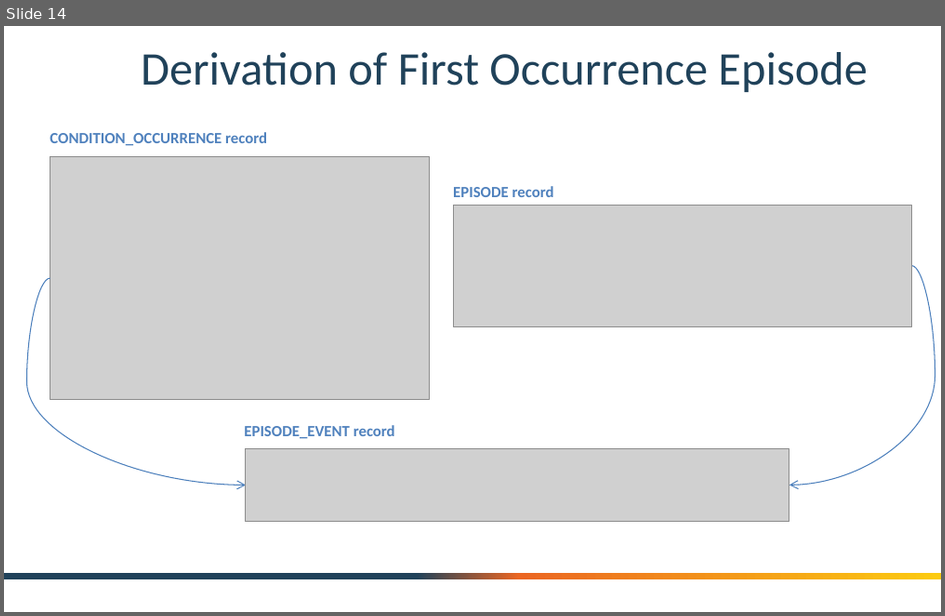
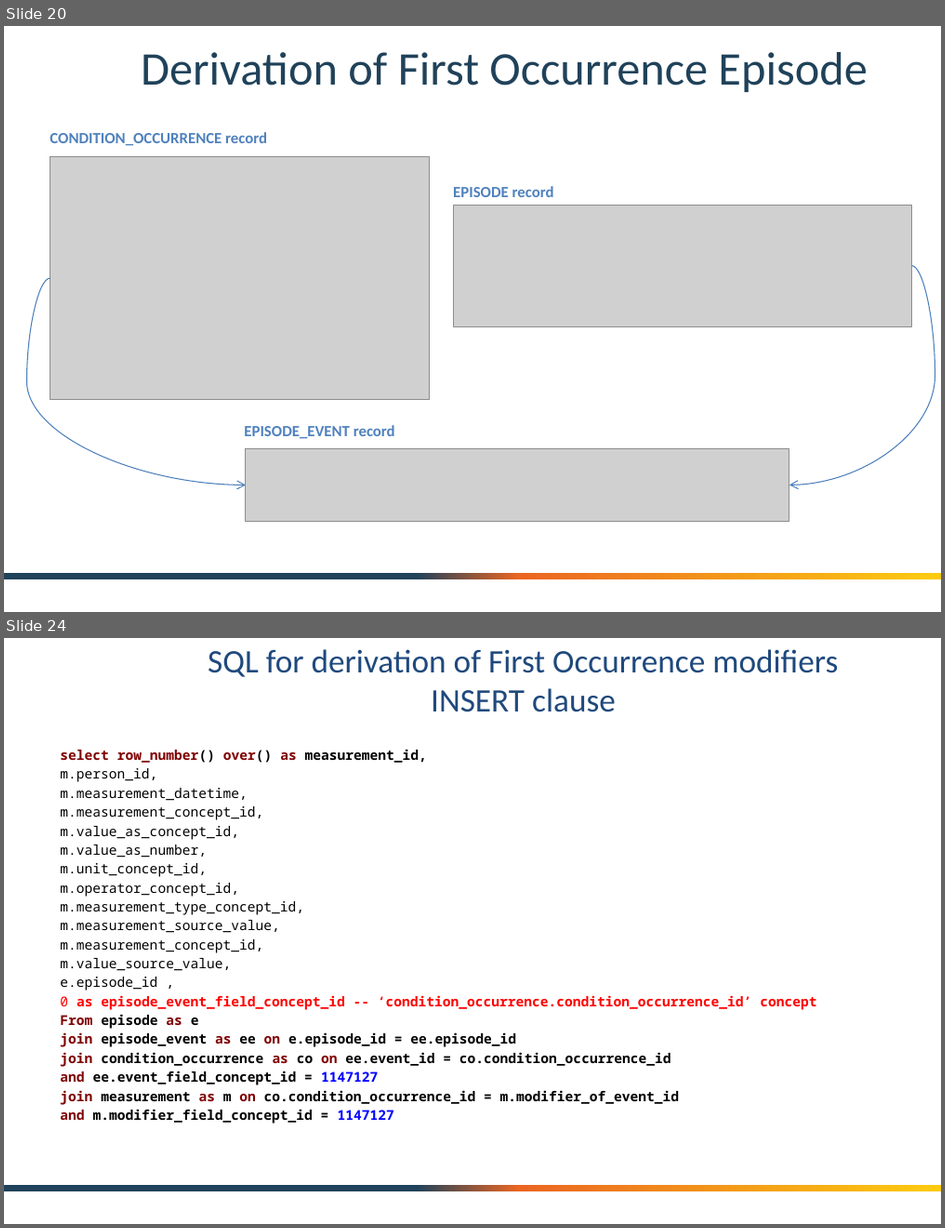
Before and after one commit to OHDSI/OncologyWG, a slide deck: documentation/OHDSI Oncology Module - Crosswal from Cancer Registry.pptx. Shown one above the other, each under a label of ours: slide 14 before the commit, slides 20 and 24 after it; the slides between them are not shown. The pictures are 945x616 and 945x1228 pixels, drawn with LibreOffice and Linux fonts; fonts in the diff are those of the drawing; grey boxes stand for pictures; background and template pictures are left out. Boxes give left, top, right and bottom in pixels: in the first picture for what was removed or moved away, otherwise in the second. Text is boxed around its words. In the diff, an @@ line names an element or a change of style, - is before the commit and + after.

```diff
--- a/documentation/OHDSI Oncology Module - Crosswal from Cancer Registry.pptx
+++ b/documentation/OHDSI Oncology Module - Crosswal from Cancer Registry.pptx
@@ slide 24 added at bbox=[4, 638, 941, 1224], background #FFFFFF; not listed: 1 template element that a slide beside it also shows @@
@@ title added at bbox=[208, 649, 838, 712], 25.2 pt, text #1F497D @@
+SQL for derivation of First Occurrence modifiers
+INSERT clause
@@ text added at bbox=[60, 749, 817, 1123], 10.4 pt, text #000000, bold @@
+select row_number() over() as measurement_id,
+m.person_id,
+m.measurement_datetime,
+m.measurement_concept_id,
+m.value_as_concept_id,
+m.value_as_number,
+m.unit_concept_id,
+m.operator_concept_id,
+m.measurement_type_concept_id,
+m.measurement_source_value,
+m.measurement_concept_id,
+m.value_source_value,
+e.episode_id ,
+0 as episode_event_field_concept_id -- ‘condition_occurrence.condition_occurrence_id’ concept
+From episode as e
+join episode_event as ee on e.episode_id = ee.episode_id
+join condition_occurrence as co on ee.event_id = co.condition_occurrence_id
+and ee.event_field_concept_id = 1147127
+join measurement as m on co.condition_occurrence_id = m.modifier_of_event_id
+and m.modifier_field_concept_id = 1147127
@@ what was slide 14 is now slide 20 @@
```
Also in this commit, not shown: 10 slides changed, 7 other slides added.
